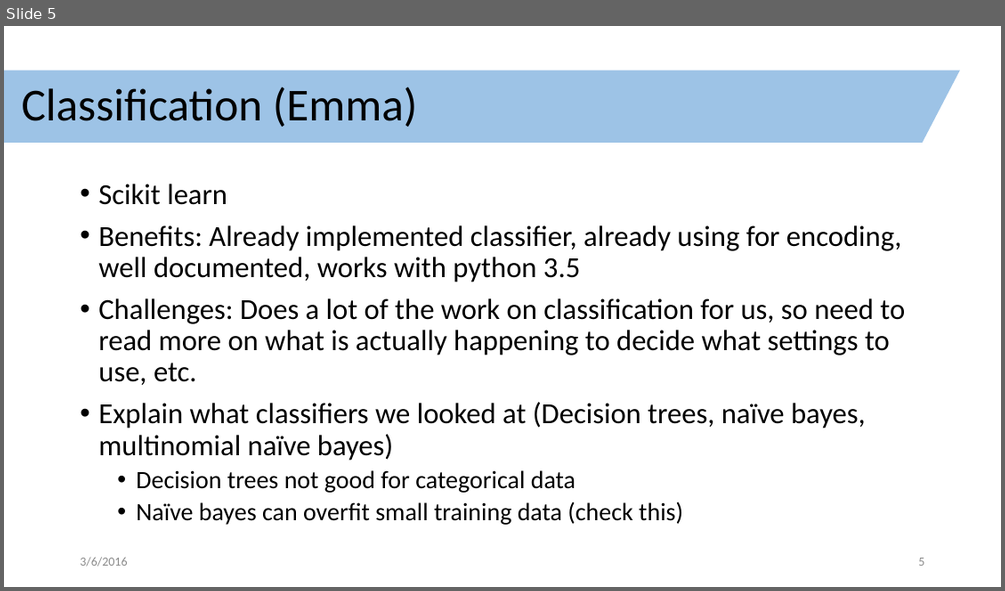
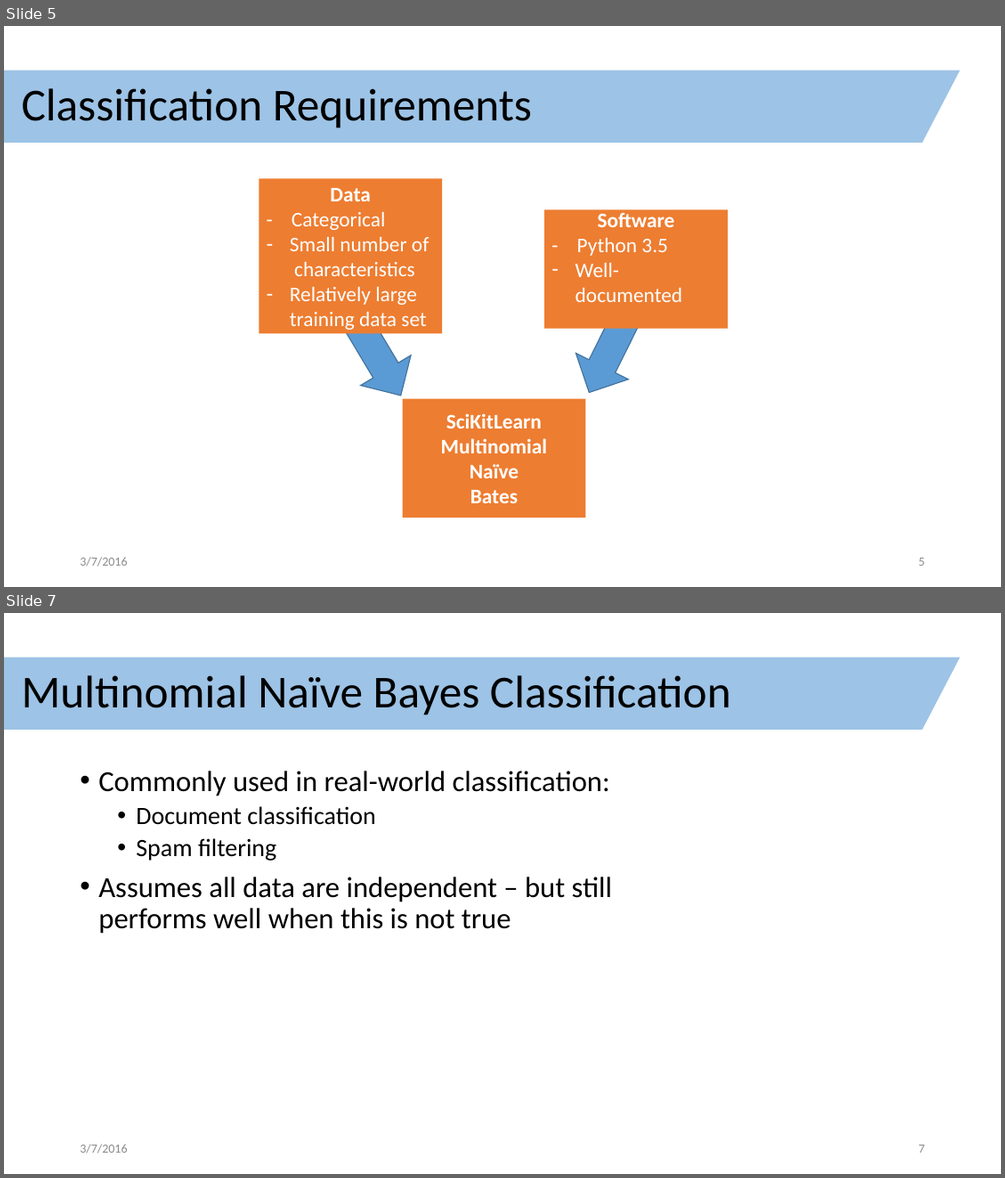
Before and after one commit to clarka34/exploringShipLogbooks, a slide deck: technology_review/technology_review.pptx. Shown one above the other, each under a label of ours: slide 5 before the commit, slides 5 and 7 after it; the slides between them are not shown. The pictures are 1005x591 and 1005x1178 pixels, drawn with LibreOffice and Linux fonts; fonts in the diff are those of the drawing. Boxes give left, top, right and bottom in pixels: in the first picture for what was removed or moved away, otherwise in the second. Text is boxed around its words. In the diff, an @@ line names an element or a change of style, - is before the commit and + after.

Commit message:
added draft classification slides

```diff
--- a/technology_review/technology_review.pptx
+++ b/technology_review/technology_review.pptx
@@ slide 7 added at box(4, 613, 1001, 1174), background #FFFFFF; not listed: 1 template element that a slide beside it also shows @@
@@ title added at box(22, 675, 731, 715), 44 pt, text #000000 @@
+Multinomial Naïve Bayes Classification
@@ text added at box(98, 771, 613, 933), 28 pt, text #000000 @@
+• Commonly used in real-world classification:
+  • Document classification
+  • Spam filtering
+• Assumes all data are independent – but still performs well when this is not true
@@ text added at box(80, 1143, 127, 1153), 12 pt, text #8C8C8C @@
+3/7/2016
@@ page number added at box(918, 1144, 924, 1152), 12 pt, text #8C8C8C @@
+7
@@ slide 5 changed as well @@
@@ title at box(22, 88, 532, 128): text changed @@
-Classification (Emma)
+Classification Requirements
@@ text removed at box(98, 184, 905, 524) @@
-• Scikit learn
-• Benefits: Already implemented classifier, already using for encoding, well documented, works with python 3.5
-• Challenges: Does a lot of the work on classification for us, so need to read more on what is actually happening to decide what settings to use, etc.
-• Explain what classifiers we looked at (Decision trees, naïve bayes, multinomial naïve bayes)
-  • Decision trees not good for categorical data
-  • Naïve bayes can overfit small training data (check this)
@@ group added at box(259, 178, 728, 518): 3 rectangles, 2 right arrows @@
+Data
+- Categorical
+– Small number of characteristics
+– Relatively large training data set
+Software
+- Python 3.5
+– Well-documented
+SciKitLearn
+Multinomial
+Naïve
+Bates
@@ text at box(80, 556, 127, 566): text changed @@
-3/6/2016
+3/7/2016
```
Also in this commit, not shown: 5 other slides changed, 3 other slides added.
